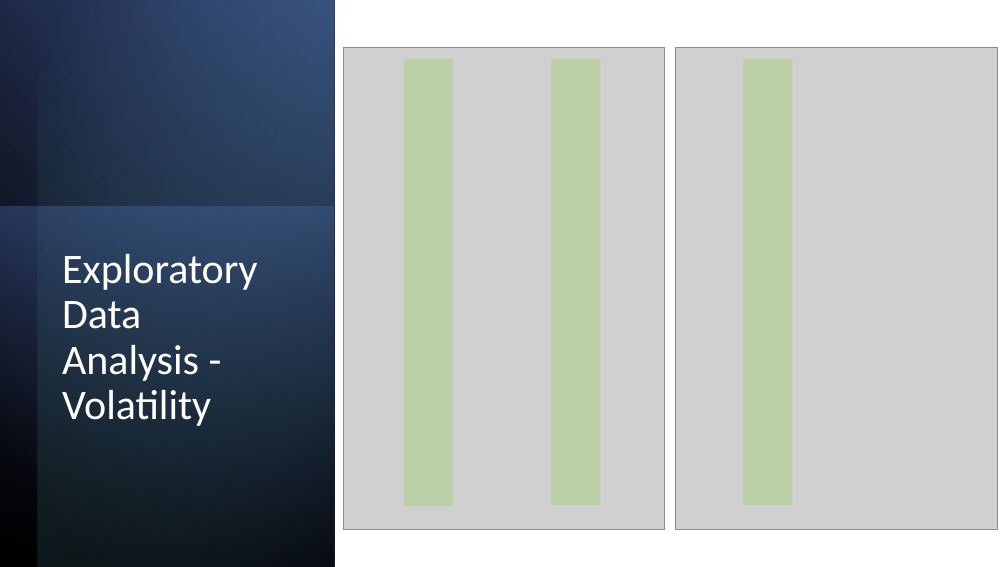
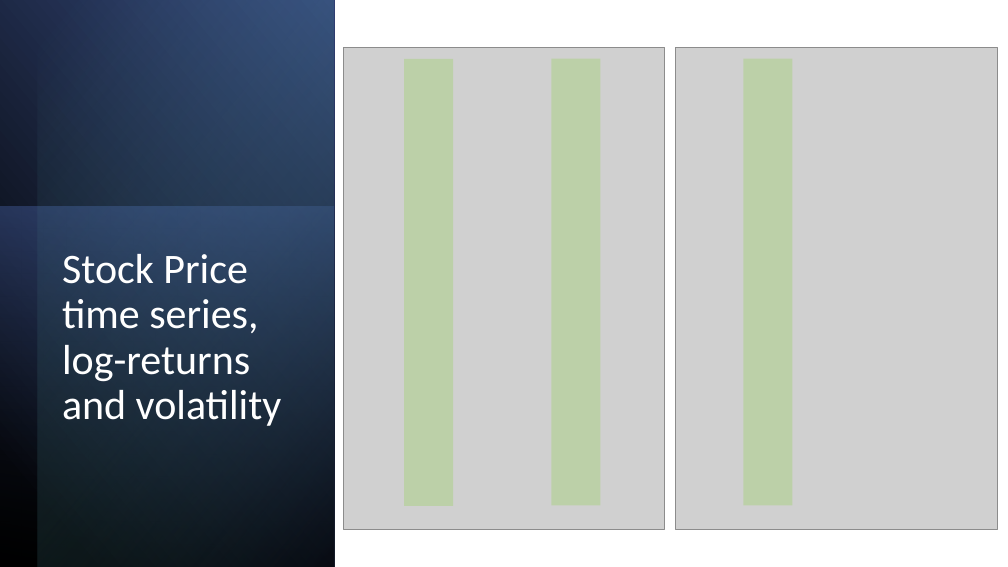
Before and after one commit to Jordanm37/Algo_trading, a slide deck: slide 4 of AE test/Quant_test_presentation_Jordan.pptx (slide 11 before the commit). Drawn at 1008x567 pixels with LibreOffice and Linux fonts; fonts in the diff are those of the drawing; grey boxes stand for pictures. Boxes give left, top, right and bottom in pixels: in the first picture for what was removed or moved away, otherwise in the second. Text is boxed around its words. In the diff, an @@ line names an element or a change of style, - is before the commit and + after.

```diff
--- a/AE test/Quant_test_presentation_Jordan.pptx
+++ b/AE test/Quant_test_presentation_Jordan.pptx
@@ title at [62,254,282,426]: text changed @@
-Exploratory Data Analysis - Volatility
+Stock Price time series, log-returns and volatility
```
Also in this commit, not shown: 14 other slides changed, 1 slide added, 1 slide removed, 4 other files.
